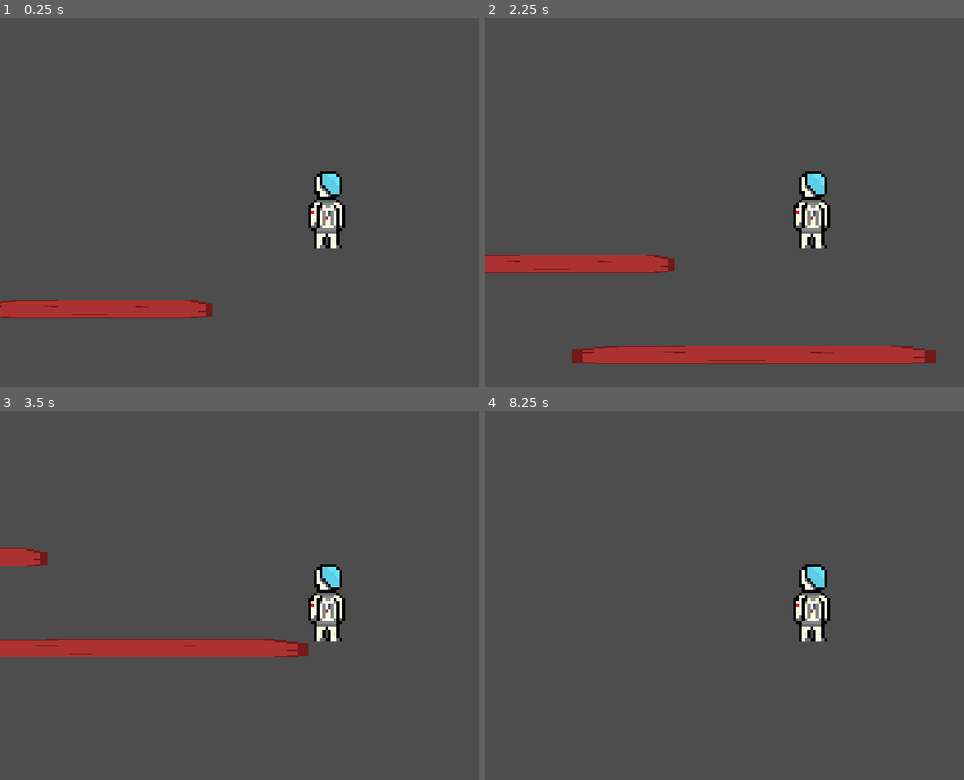
Above: before the commit, frames 1-4 (two rows, left to right).
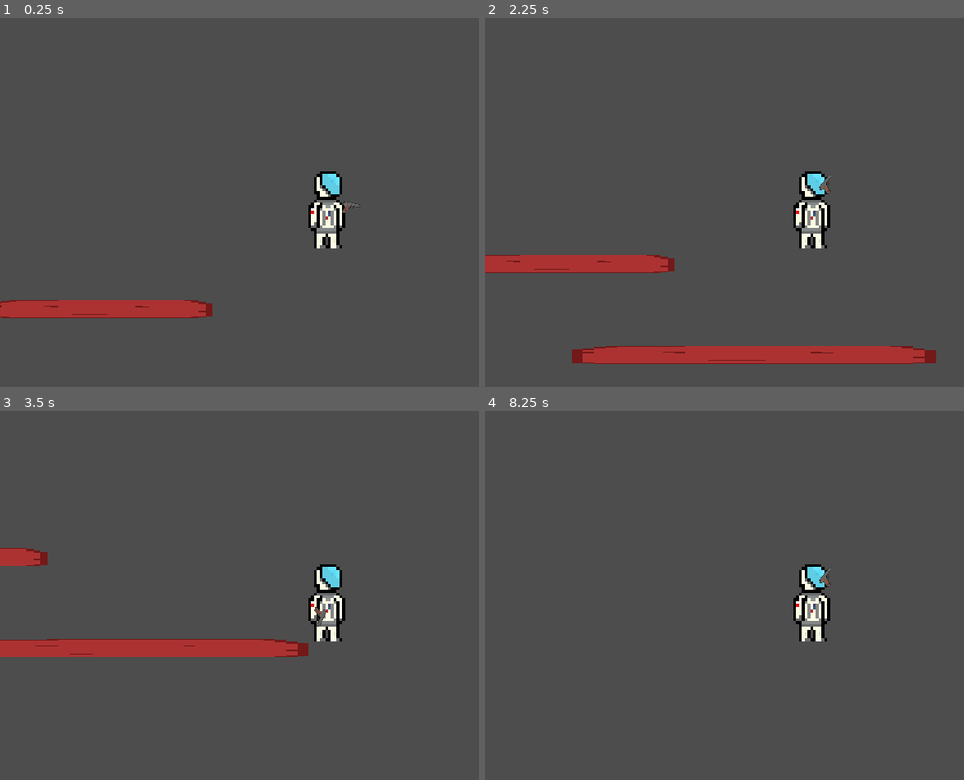
Above: after the commit, the same moments.

Repository: unoix/czarne-cwele
Game: Godot game, scene res://scenes/main.tscn
The game is run twice, just before and just after one commit, with the same random seed, the same clock (stepped at 60 frames per second) and the same inputs.
Inputs (mouse positions are in pixels of both pictures, inside the frame that each line leads up to):
- Up to frame 1 (0.25 s): no input
- Up to frame 2 (2.25 s): move the mouse to (959, 184) at 0.52 s; hold D (move_right) 0.53-1.28 s; tap Space (move_jump) at 0.77, 1.52 s; move the mouse to (681, 220) at 1.27 s; hold A (move_left) 1.28-2.03 s; move the mouse to (877, 121) at 2.02 s; hold D (move_right) from 2.03 s (still down)
- Up to frame 3 (3.5 s): keep holding D (move_right); move the mouse to (296, 669) at 2.77 s; tap Space (move_jump) at 3.02 s
- Up to frame 4 (8.25 s): move the mouse to (outside the picture) at 3.52 s; release D (move_right) at 3.53 s; hold A (move_left) 3.53-5.78 s; tap Space (move_jump) at 3.77, 4.52, 5.75, 6.02, 6.77, 7.25, 7.52 s; move the mouse to (614, 540) at 4.27 s; tap Enter at 5, 6.5, 8 s; move the mouse to (844, 595) at 5.02 s; move the mouse to (714, 503) at 5.77 s; hold D (move_right) 5.78-8.03 s; move the mouse to (959, 577) at 6.52 s; move the mouse to (681, 613) at 7.27 s; move the mouse to (877, 514) at 8.02 s; hold A (move_left) from 8.03 s (still down)

The runs differ from the first frame. In frame 1, less than 0.1% of the frame differs, in the area x 71-76%, y 49-53%; in frame 2, less than 0.1%; in frame 3, less than 0.1%, in the area x 65-69%, y 53-59%; in frame 4, less than 0.1%.

Commit message:
pew pew
gay niggas sex HARD gay sex

Diff:
--- /dev/null
+++ b/podejscie-2/scenes/gun.tscn
@@ -0,0 +1,59 @@
+[gd_scene load_steps=13 format=3 uid="uid://bgu4l15k80ln"]
+
+[ext_resource type="Texture2D" uid="uid://bd8r2qbexy0tp" path="res://textures/m1911/m1911.png" id="1_oao4v"]
+[ext_resource type="Script" path="res://scenes/scripts/gun.gd" id="1_ws5wr"]
+[ext_resource type="Texture2D" uid="uid://bsv8mxu6ajg7o" path="res://textures/m1911/m1912.png" id="2_g4dpb"]
+[ext_resource type="Texture2D" uid="uid://qs3s0q2s8mn7" path="res://textures/m1911/m1913.png" id="3_n3mi4"]
+[ext_resource type="Texture2D" uid="uid://cr5fpg1siu41a" path="res://textures/m1911/m1914.png" id="4_5th8n"]
+[ext_resource type="Texture2D" uid="uid://bqj57iq8iv6tu" path="res://textures/m1911/m1915.png" id="5_oabb4"]
+[ext_resource type="Texture2D" uid="uid://mjdk2y8ej141" path="res://textures/m1911/m1916.png" id="6_2ug5c"]
+[ext_resource type="Texture2D" uid="uid://df7jachi2e150" path="res://textures/m1911/m1917.png" id="7_ixxb2"]
+[ext_resource type="Texture2D" uid="uid://dh6ujs3nk6ddb" path="res://textures/m1911/m1918.png" id="8_xlngk"]
+[ext_resource type="Texture2D" uid="uid://cqjly32xadbi0" path="res://textures/m1911/m1919.png" id="9_h7mgx"]
+[ext_resource type="Texture2D" uid="uid://c7gndw07j66fj" path="res://textures/m1911/m1920.png" id="10_m3hft"]
+
+[sub_resource type="SpriteFrames" id="SpriteFrames_mnbd1"]
+animations = [{
+"frames": [{
+"duration": 1.0,
+"texture": ExtResource("1_oao4v")
+}, {
+"duration": 1.0,
+"texture": ExtResource("2_g4dpb")
+}, {
+"duration": 1.0,
+"texture": ExtResource("3_n3mi4")
+}, {
+"duration": 1.0,
+"texture": ExtResource("4_5th8n")
+}, {
+"duration": 1.0,
+"texture": ExtResource("5_oabb4")
+}, {
+"duration": 1.0,
+"texture": ExtResource("6_2ug5c")
+}, {
+"duration": 1.0,
+"texture": ExtResource("7_ixxb2")
+}, {
+"duration": 1.0,
+"texture": ExtResource("8_xlngk")
+}, {
+"duration": 1.0,
+"texture": ExtResource("9_h7mgx")
+}, {
+"duration": 1.0,
+"texture": ExtResource("10_m3hft")
+}],
+"loop": true,
+"name": &"default",
+"speed": 5.0
+}]
+
+[node name="Gun" type="Node2D"]
+script = ExtResource("1_ws5wr")
+
+[node name="AnimatedSprite2D" type="AnimatedSprite2D" parent="."]
+texture_filter = 1
+position = Vector2(32, 0)
+sprite_frames = SubResource("SpriteFrames_mnbd1")
--- a/podejscie-2/scenes/player.tscn
+++ b/podejscie-2/scenes/player.tscn
@@ -1,7 +1,8 @@
-[gd_scene load_steps=4 format=3 uid="uid://bbh2bt1lmfqva"]
+[gd_scene load_steps=5 format=3 uid="uid://bbh2bt1lmfqva"]
 
 [ext_resource type="Script" path="res://scenes/scripts/player.gd" id="1_ex0uf"]
 [ext_resource type="Texture2D" uid="uid://ct3q2bxk0ouo5" path="res://textures/astronauta.png" id="1_vi5kr"]
+[ext_resource type="PackedScene" uid="uid://bgu4l15k80ln" path="res://scenes/gun.tscn" id="3_h8vbj"]
 
 [sub_resource type="RectangleShape2D" id="RectangleShape2D_xp88h"]
 size = Vector2(40, 136)
@@ -28,3 +29,5 @@
 [node name="RayCast2D" type="RayCast2D" parent="."]
 target_position = Vector2(0, 90)
 collision_mask = 128
+
+[node name="Gun" parent="." instance=ExtResource("3_h8vbj")]
--- /dev/null
+++ b/podejscie-2/scenes/scripts/gun.gd
@@ -0,0 +1,11 @@
+extends Node2D
+
+
+# Called when the node enters the scene tree for the first time.
+func _ready():
+	pass # Replace with function body.
+
+
+# Called every frame. 'delta' is the elapsed time since the previous frame.
+func _process(delta):
+	look_at(get_global_mouse_position())
Binary file added: podejscie-2/textures/m1911/m1911.png
Not shown, added: podejscie-2/textures/m1911/m1911.png.import
Binary file added: podejscie-2/textures/m1911/m1912.png
Not shown, added: podejscie-2/textures/m1911/m1912.png.import
Binary file added: podejscie-2/textures/m1911/m1913.png
Not shown, added: podejscie-2/textures/m1911/m1913.png.import
Binary file added: podejscie-2/textures/m1911/m1914.png
Not shown, added: podejscie-2/textures/m1911/m1914.png.import
Binary file added: podejscie-2/textures/m1911/m1915.png
Not shown, added: podejscie-2/textures/m1911/m1915.png.import
Binary file added: podejscie-2/textures/m1911/m1916.png
Not shown, added: podejscie-2/textures/m1911/m1916.png.import
(and 8 more such lines)
